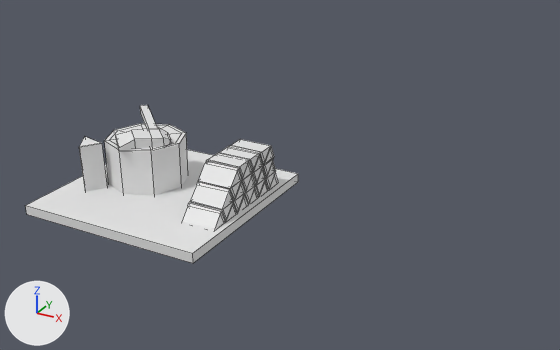
The FBX model Content/Mesh/SM_Wood_chipping.fbx, before and after one commit.
The view is the same before and after, from a 50 mm lens placed at (1.77, -3.43, 1.73), pointed at (-0.04, -0.13, 0.08). Lighting does not change. The marker at lower left points along +X, +Y and +Z. Mesh edges are drawn as thin lines. Where no turn or scale is listed for an object, it has been applied to the vertices.

In view in the first picture: 'SM_Street.006'.
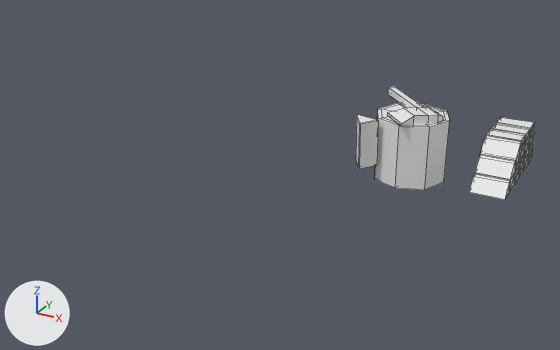
The change in detail:
me_cube_018 has 342 vertices, 316 faces and spans x -0.404..0.596, y -0.5..0.5, z -0.092..0.331.
me_cube_018 is used by ob_sm_street_006; location (-0.596, -0.5, 0.014).
me_cube_018 no longer uses material mat_m_gras (white #e7e7e7).
me_cube_018 part 1: the loose piece of 8 vertices spanning x -0.404..0.596, y -0.5..0.5, z -0.014..0.036 is deleted.
Object 'SM_Street.006' (ob_sm_street_006) moves from (-0.596, -0.5, 0.014) to (0.5, 0.5, 0.014).

Changed parts and their boxes (x1, y1, x2, y2) in the pictures (560 x 350 px):
'SM_Street.006', reshaped, moved (34% narrower, 28% shorter): before (25, 105, 298, 263); after (356, 87, 535, 200)
part 1 of me_cube_018, deleted: before (25, 149, 298, 263)
